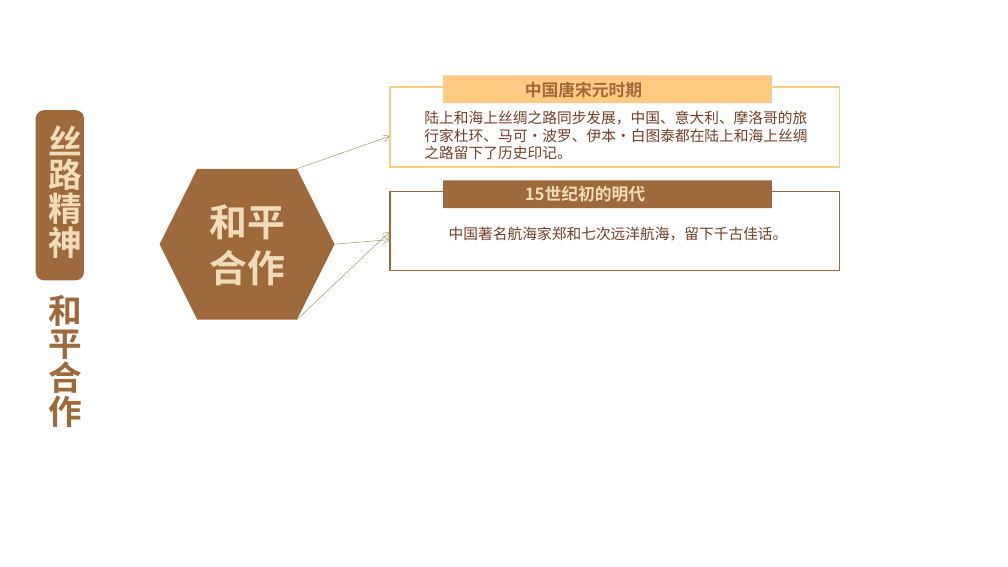
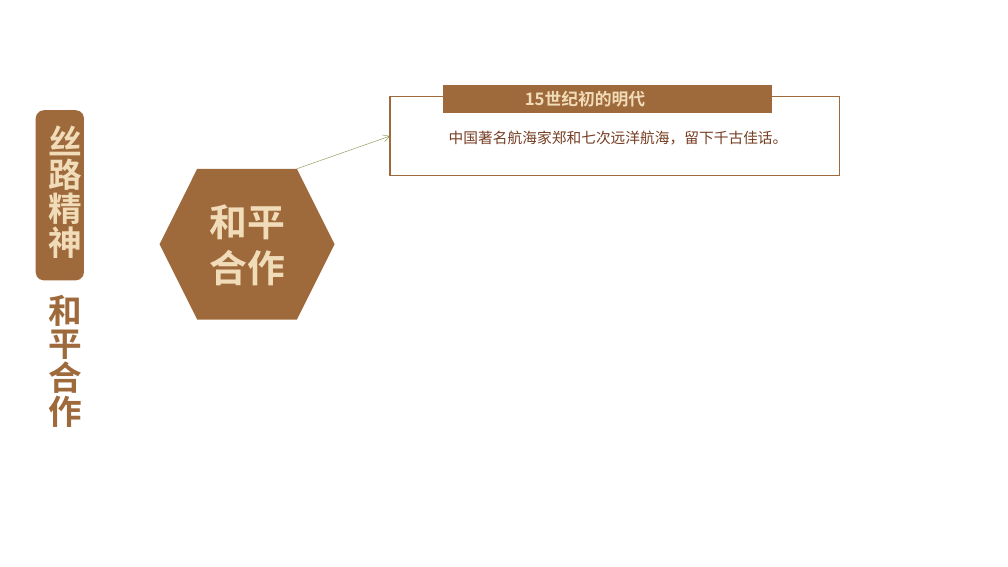
Before and after one commit to FredJiangFei/freetalk, a slide deck: slide 16 of 一带一路/一带一路.pptx (slide 14 before the commit). Drawn at 1008x567 pixels with LibreOffice and Linux fonts; fonts in the diff are those of the drawing; background and template pictures are left out. Boxes give left, top, right and bottom in pixels: in the first picture for what was removed or moved away, otherwise in the second. Text is boxed around its words. In the diff, an @@ line names an element or a change of style, - is before the commit and + after.

Commit message:
yi dai yi lu

```diff
--- a/一带一路/一带一路.pptx
+++ b/一带一路/一带一路.pptx
@@ rectangle removed at (390,87,839,167) @@
@@ rectangle removed at (443,76,772,104) @@
-中国唐宋元时期
@@ 2 rectangles, 1 text: place and size @@
-2 rectangles, 1 text at (390,181,839,271)
+2 rectangles, 1 text at (390,85,839,175)
@@ text removed at (424,110,807,159) @@
-陆上和海上丝绸之路同步发展，中国、意大利、摩洛哥的旅行家杜环、马可·波罗、伊本·白图泰都在陆上和海上丝绸之路留下了历史印记。
@@ arrow removed from (297, 320) to (390, 231) @@
@@ arrow removed from (335, 244) to (390, 240) @@
```
Also in this commit, not shown: 1 other slide changed, 2 slides added.
